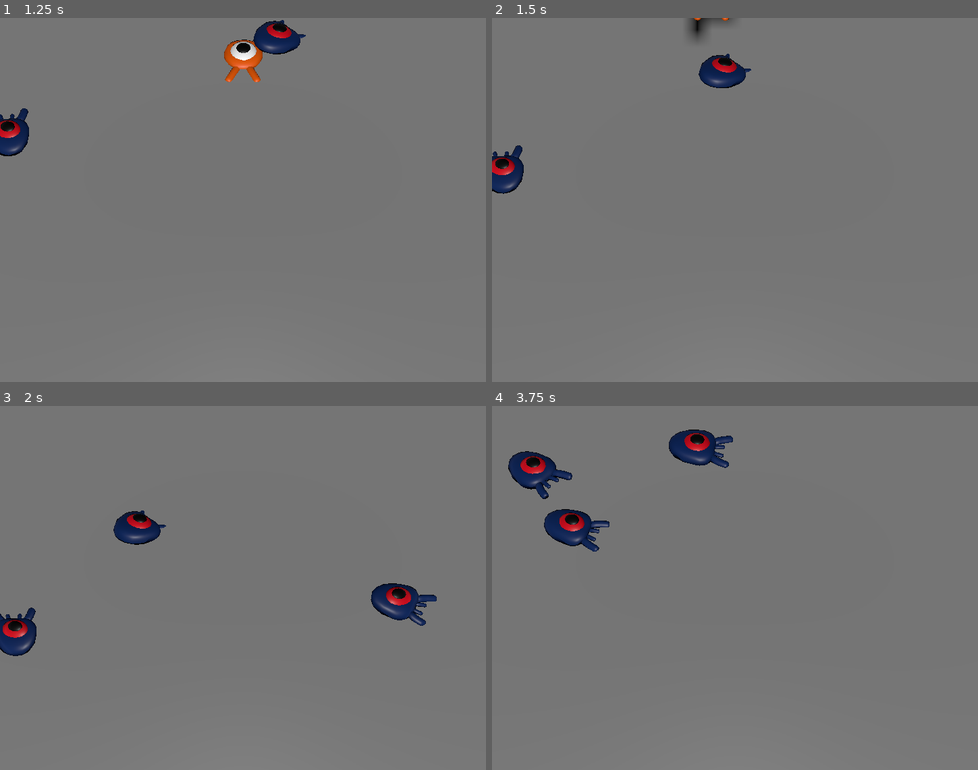
Above: before the commit, frames 1-4 (two rows, left to right).
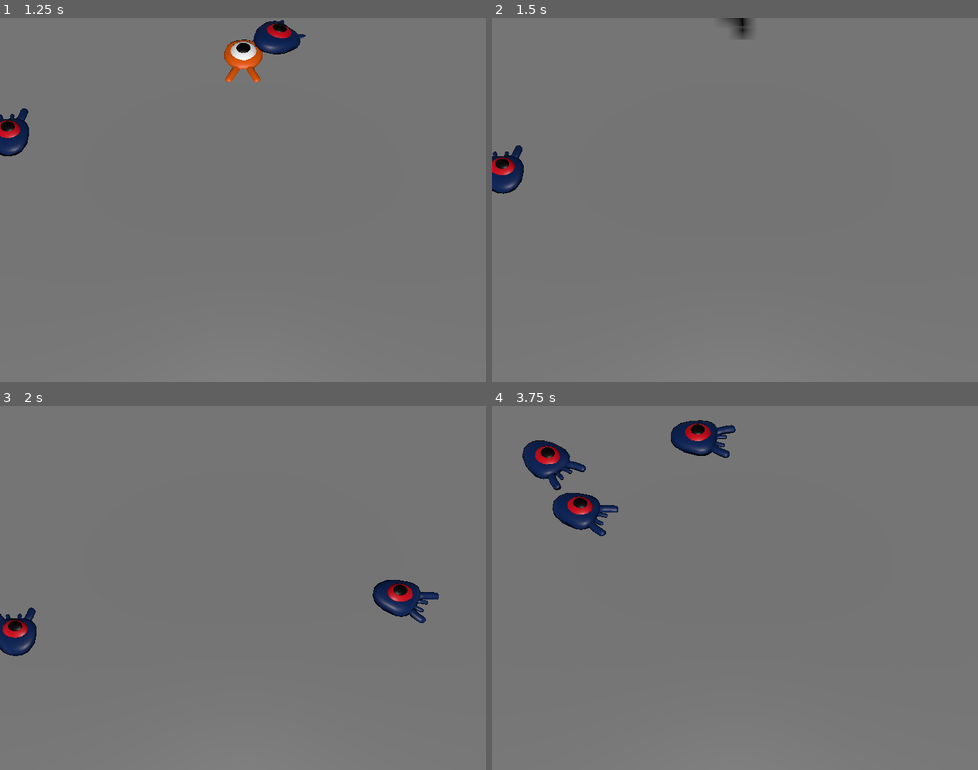
Above: after the commit, the same moments.

Repository: Luka-Bulatovic/squash-the-creeps-3d
Game: Godot game, scene res://main.tscn
Two runs of this game, one before a commit and one after it. Both use one fixed random seed, a clock stepped at 60 frames per second and the inputs below.
Inputs:
- Up to frame 1 (1.25 s): tap Enter at 0.5 s; hold W (move_forward) from 0.53 s (still down); tap Space (jump) at 0.6, 0.77, 1.07 s
- Up to frame 2 (1.5 s): keep holding W (move_forward); tap Space (jump) at 1.35 s
- Up to frame 3 (2 s): keep holding W (move_forward); tap Space (jump) at 1.52, 1.82 s
- Up to frame 4 (3.75 s): release W (move_forward) at 2.03 s; hold Left (move_left) 2.03-3.53 s; tap Space (jump) at 2.1, 2.85, 3.02, 3.32, 3.6 s; hold Down (move_back) from 3.53 s (still down)

Frame 1 is identical in both runs. In frame 2, 1.1% of the frame differs, in the area x 40-54%, y 0-20%; in frame 3, 1.4%; in frame 4, 3.8%, in the area x 3-51%, y 3-40%.

Commit message:
Squashing mobs

Diff:
--- a/mob.gd
+++ b/mob.gd
@@ -1,4 +1,7 @@
 extends CharacterBody3D
+
+# Emitted when the player jumped on the mob.
+signal squashed
 
 # Minimum speed of the mob in meters per second.
 @export var min_speed = 10
@@ -29,3 +32,7 @@
 
 func _on_visible_on_screen_notifier_3d_screen_exited() -> void:
 	queue_free()
+
+func squash():
+	squashed.emit()
+	queue_free()
--- a/mob.tscn
+++ b/mob.tscn
@@ -6,7 +6,7 @@
 [sub_resource type="BoxShape3D" id="BoxShape3D_dy6sc"]
 size = Vector3(1.547, 1, 2.29785)
 
-[node name="Mob" type="CharacterBody3D"]
+[node name="Mob" type="CharacterBody3D" groups=["mob"]]
 collision_layer = 2
 collision_mask = 0
 script = ExtResource("1_nokgg")
--- a/player.gd
+++ b/player.gd
@@ -6,6 +6,8 @@
 @export var fall_acceleration = 75
 # Vertical impulse applied to the character upon jumping in meters per second.
 @export var jump_impulse = 20
+# Vertical impulse applied to the character upon bouncing over a mob in meters per second.
+@export var bounce_impulse = 16
 
 var target_velocity = Vector3.ZERO
 
@@ -47,3 +49,28 @@
 	# Moving the Character
 	velocity = target_velocity
 	move_and_slide()
+
+	# Iterate through all collisions that occurred this frame
+	# NOTE: This is after move_and_slide() call
+	for index in range(get_slide_collision_count()):
+		# We get one of the collisions with the player
+		var collision = get_slide_collision(index)
+
+		# If there are duplicate collisions with a mob in a single frame
+		# the mob will be deleted after the first collision, and a second call to
+		# get_collider will return null, leading to a null pointer when calling
+		# collision.get_collider().is_in_group("mob").
+		# This block of code prevents processing duplicate collisions.
+		if collision.get_collider() == null:
+			continue
+
+		# If the collider is with a mob
+		if collision.get_collider().is_in_group("mob"):
+			var mob = collision.get_collider()
+			# we check that we are hitting it from above.
+			if Vector3.UP.dot(collision.get_normal()) > 0.1:
+				# If so, we squash it and bounce.
+				mob.squash()
+				target_velocity.y = bounce_impulse
+				# Prevent further duplicate calls.
+				break
